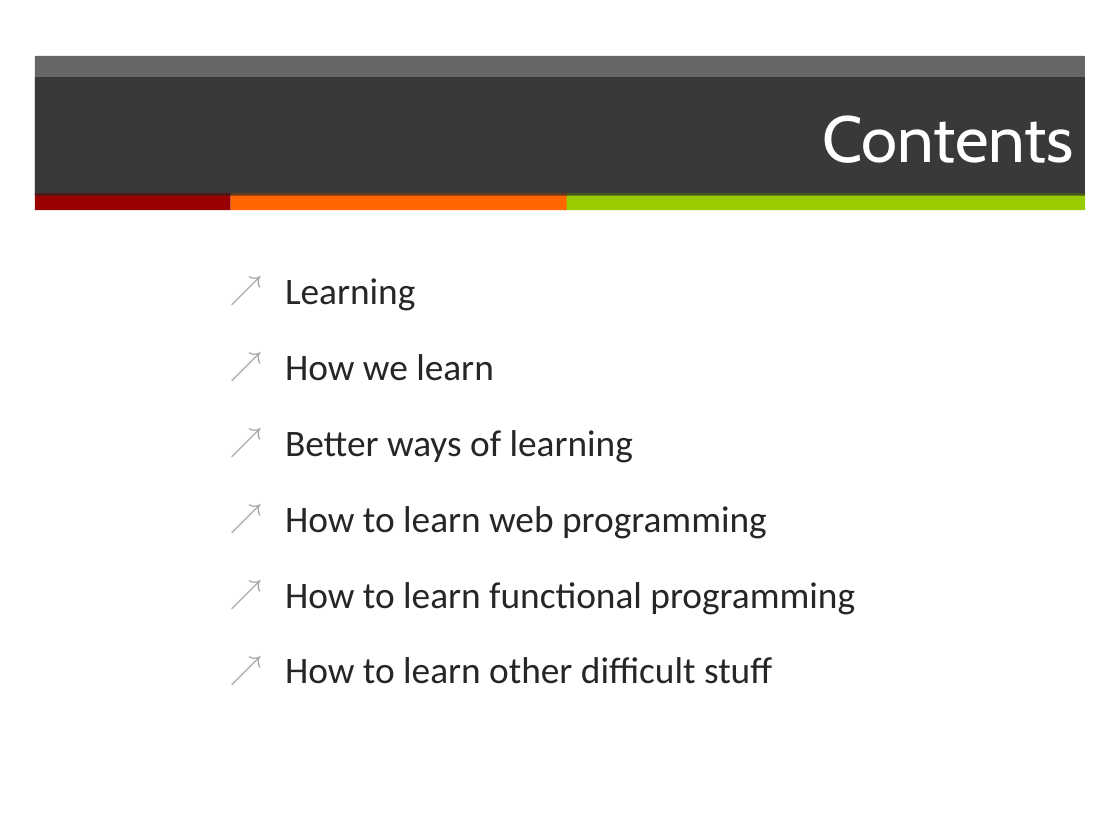
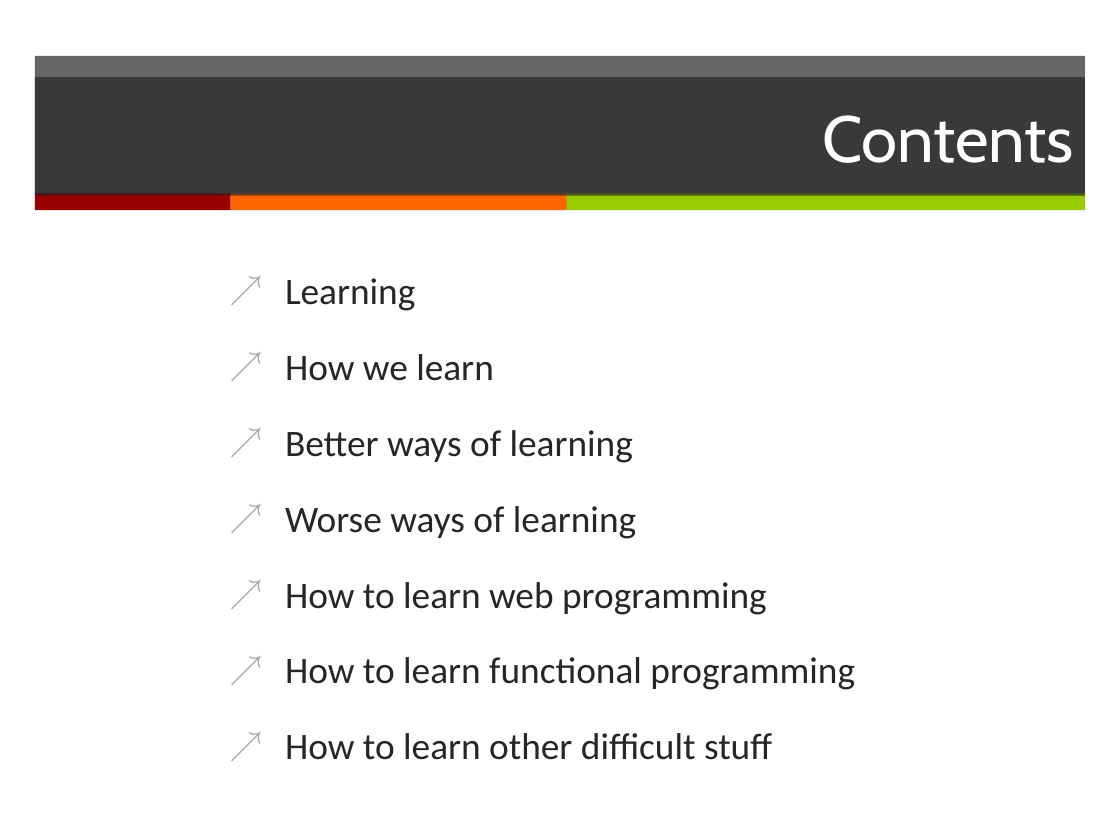
Before and after one commit to erkinun/slides, a slide deck: slide 2 of learn.pptx. Drawn at 1120x840 pixels with LibreOffice and Linux fonts; fonts in the diff are those of the drawing. Boxes give left, top, right and bottom in pixels: in the first picture for what was removed or moved away, otherwise in the second. Text is boxed around its words. In the diff, an @@ line names an element or a change of style, - is before the commit and + after.

Commit message:
more slides

```diff
--- a/learn.pptx
+++ b/learn.pptx
@@ text at (285,506,636,539): paragraph added @@
+↗ Worse ways of learning
```
Also in this commit, not shown: 12 slides added.
